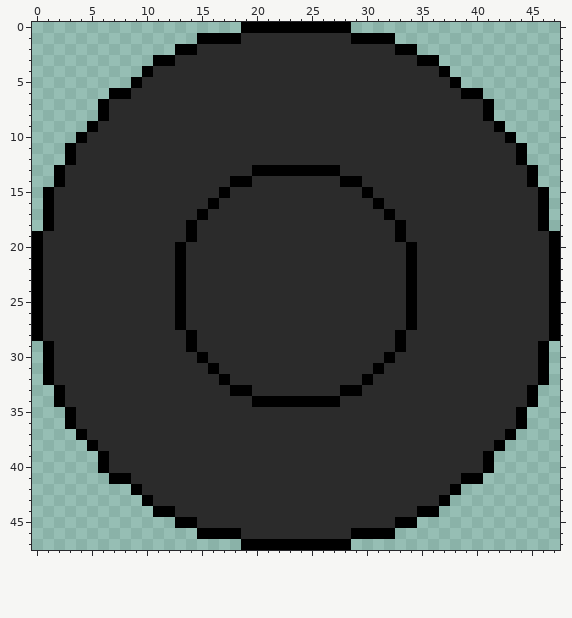
File history of a pixel-art file, assets/images/Aseprite Files/health-bar-nofill.ase. The picture above was drawn from the file before the commit.
48x48 pixels, 1 frame.
After the commit:
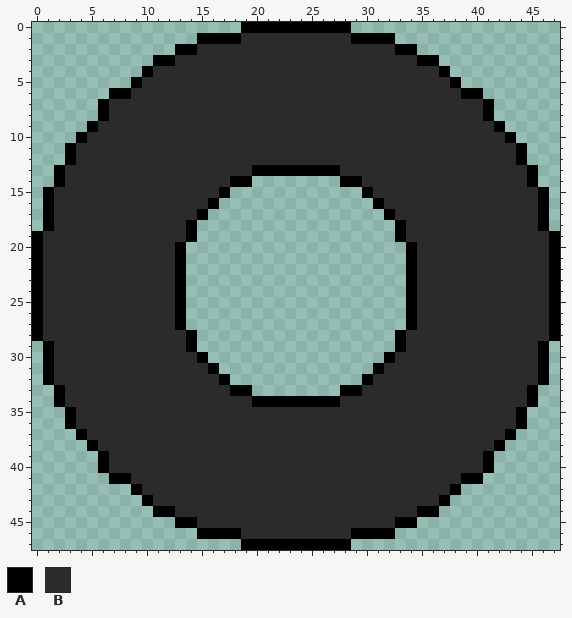
Palette (. is transparent): A #000000  B #2b2b2b
Difference:
{"y":14,"x":20,"old":"BBBBBBBB","new":"........"}
{"y":15,"x":18,"old":"BBBBBBBBBBBB","new":"............"}
{"y":16,"x":17,"old":"BBBBBBBBBBBBBB","new":".............."}
{"y":17,"x":16,"old":"BBBBBBBBBBBBBBBB","new":"................"}
{"y":18,"x":15,"old":"BBBBBBBBBBBBBBBBBB","new":".................."}
{"y":19,"x":15,"old":"BBBBBBBBBBBBBBBBBB","new":".................."}
{"y":20,"x":14,"old":"BBBBBBBBBBBBBBBBBBBB","new":"...................."}
{"y":21,"x":14,"old":"BBBBBBBBBBBBBBBBBBBB","new":"...................."}
{"y":22,"x":14,"old":"BBBBBBBBBBBBBBBBBBBB","new":"...................."}
{"y":23,"x":14,"old":"BBBBBBBBBBBBBBBBBBBB","new":"...................."}
{"y":24,"x":14,"old":"BBBBBBBBBBBBBBBBBBBB","new":"...................."}
{"y":25,"x":14,"old":"BBBBBBBBBBBBBBBBBBBB","new":"...................."}
{"y":26,"x":14,"old":"BBBBBBBBBBBBBBBBBBBB","new":"...................."}
{"y":27,"x":14,"old":"BBBBBBBBBBBBBBBBBBBB","new":"...................."}
{"y":28,"x":15,"old":"BBBBBBBBBBBBBBBBBB","new":".................."}
{"y":29,"x":15,"old":"BBBBBBBBBBBBBBBBBB","new":".................."}
{"y":30,"x":16,"old":"BBBBBBBBBBBBBBBB","new":"................"}
{"y":31,"x":17,"old":"BBBBBBBBBBBBBB","new":".............."}
{"y":32,"x":18,"old":"BBBBBBBBBBBB","new":"............"}
{"y":33,"x":20,"old":"BBBBBBBB","new":"........"}
{"label":"erased","picture_box":[186,176,406,396]}
